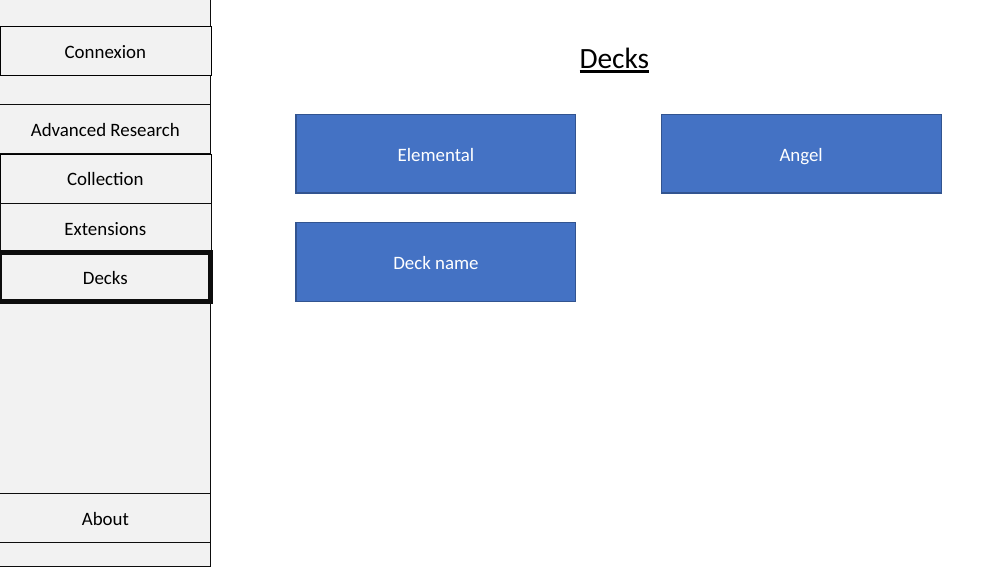
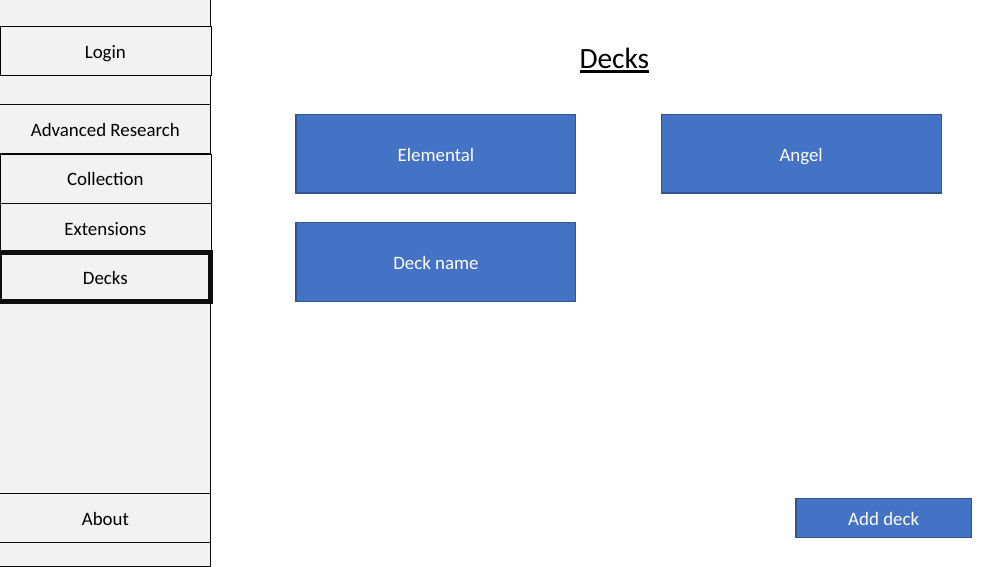
Before and after one commit to guillaumemouchet/Gathering-The-Magic, a slide deck: slide 9 of doc/maquettes/Maquette_Gathering_The_Magic.pptx (slide 7 before the commit). Drawn at 1008x567 pixels with LibreOffice and Linux fonts; fonts in the diff are those of the drawing. Boxes give left, top, right and bottom in pixels: in the first picture for what was removed or moved away, otherwise in the second. Text is boxed around its words. In the diff, an @@ line names an element or a change of style, - is before the commit and + after.

```diff
--- a/doc/maquettes/Maquette_Gathering_The_Magic.pptx
+++ b/doc/maquettes/Maquette_Gathering_The_Magic.pptx
@@ text in rectangle at box(85, 45, 126, 62): text changed @@
-Connexion
+Login
@@ rectangle added at box(796, 498, 972, 538), fill #4472C4, outline #325491 1 pt, 18 pt, text #FFFFFF @@
+Add deck
```
Also in this commit, not shown: 7 other slides changed, 3 slides added, 2 other files.
